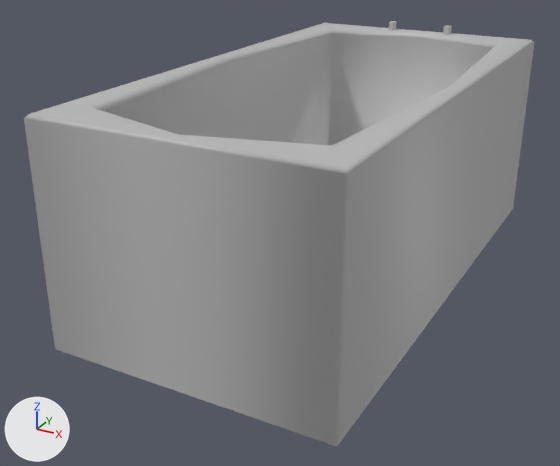
The FBX model Editor/Assets/IronWrought/Mesh/Props/En_P_Bathtub.fbx as it was, and as the next commit left it.
Rendered twice from a 50 mm lens placed at (0.92, -2.729, 1.07), pointed at (-0.084, -0.904, 0.158). The axes (+X, +Y, +Z) are drawn at lower left. The lights are the same throughout. Where no turn or scale is listed for an object, it has been applied to the vertices.

In view in the first picture: 'En_P_bathtub'.
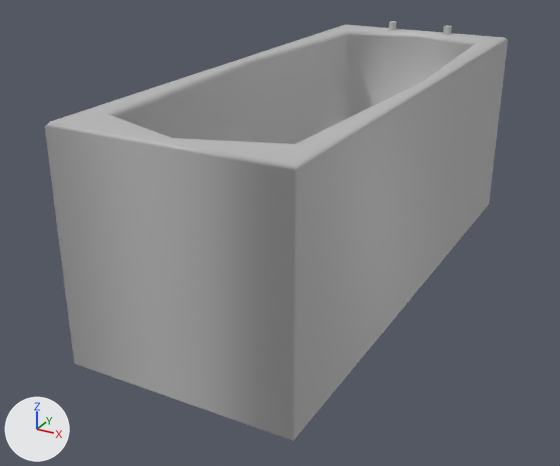
Location of each change, [x1, y1, x2, y2] in pixels of the pictures (560 x 466 px; the box of a moved part takes in the faces that stretch with it):
```json
{"object": "En_P_bathtub", "change": "reshaped", "before": [24, 21, 535, 447], "after": [45, 21, 508, 441], "on screen": "9% narrower"}
{"part": 1, "of": "me_mesh", "change": "moved or reshaped", "before": [24, 23, 535, 447], "after": [45, 24, 508, 441]}
```

Scene script edits in JSON lines:
```json
{"block": "me_mesh", "where": "me_mesh.from_pydata(...)  # 190 vertices, 224 faces; spans x -0.39..0.39, y -1.52..0.0, z 0.0..0.65"}
{"block": "me_mesh", "where": "# used by ob_en_p_bathtub; location = (0.0, 0.0, 0.0)"}
{"block": "me_mesh", "change": "me_mesh part 1: the loose piece of 66 vertices spanning x -0.39..0.39, y -1.52..0.0, z 0.0..0.62 is scaled about its middle by (0.774, 1.02, 1), then moved by (0.0, -0.01, 0.0)"}
```
